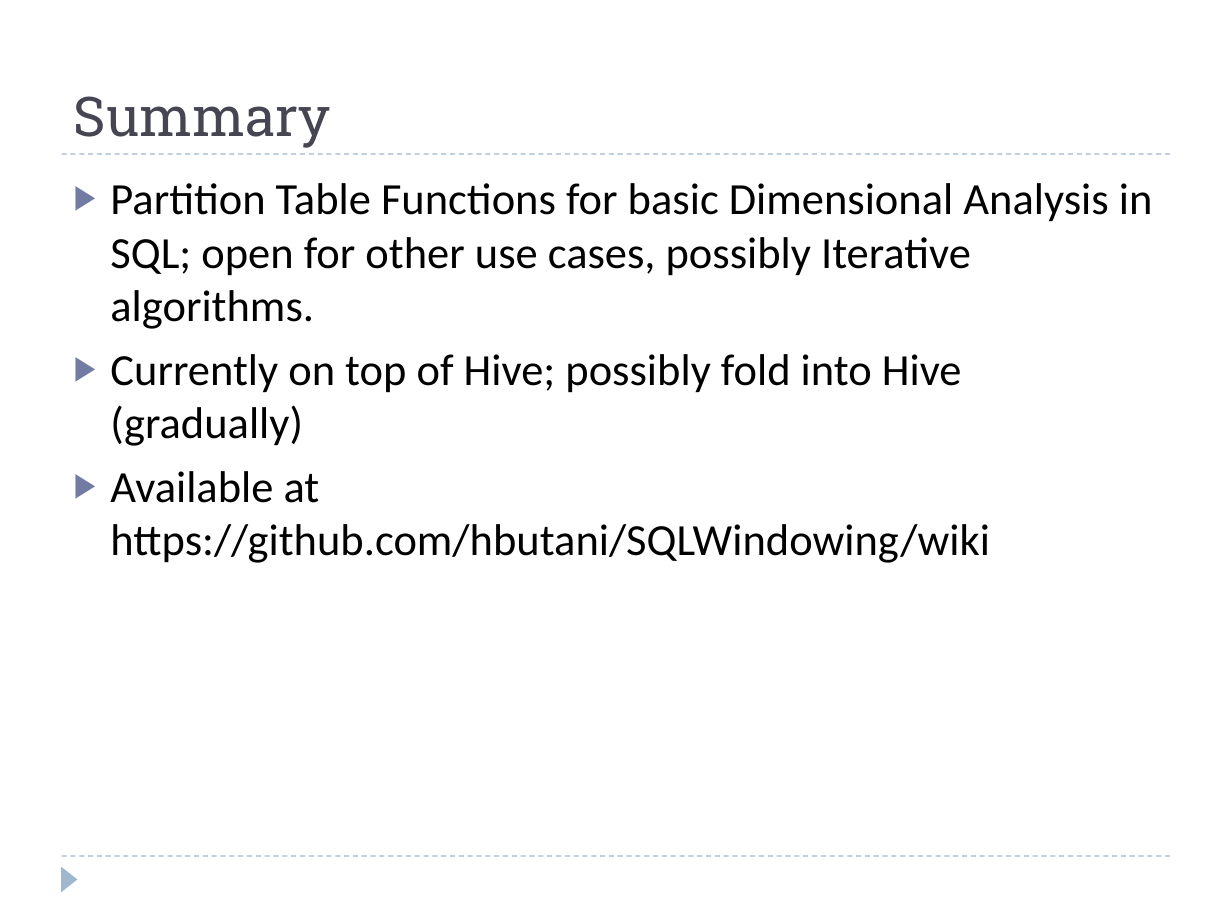
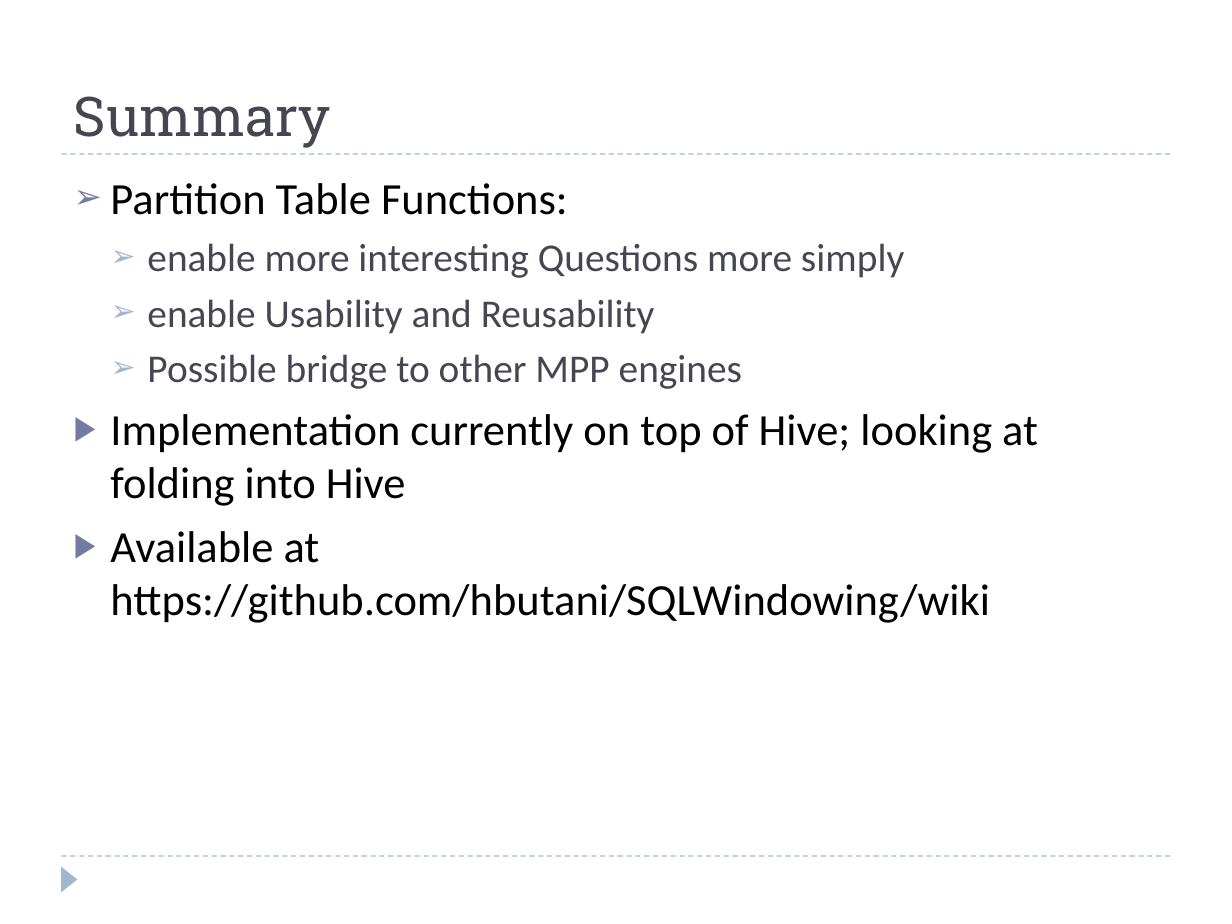
Before and after one commit to hbutani/SQLWindowing, a slide deck: slide 25 of docs/SQW.ppt (slide 23 before the commit). Drawn at 1232x924 pixels with LibreOffice and Linux fonts; fonts in the diff are those of the drawing. Boxes give left, top, right and bottom in pixels: in the first picture for what was removed or moved away, otherwise in the second. Text is boxed around its words. In the diff, an @@ line names an element or a change of style, - is before the commit and + after.

```diff
--- a/docs/SQW.ppt
+++ b/docs/SQW.ppt
@@ text at [110,183,1038,506]: text changed; size 26 to 23 pt; text colour #000000 to #464653 @@
-▶ Partition Table Functions for basic Dimensional Analysis in SQL; open for other use cases, possibly Iterative algorithms.
-▶ Currently on top of Hive; possibly fold into Hive (gradually)
+➢ Partition Table Functions:
+  ➢ enable more interesting Questions more simply
+  ➢ enable Usability and Reusability
+  ➢ Possible bridge to other MPP engines
+▶ Implementation currently on top of Hive; looking at folding into Hive
```
Also in this commit, not shown: 14 other slides changed, 8 slides added, 6 slides removed.
